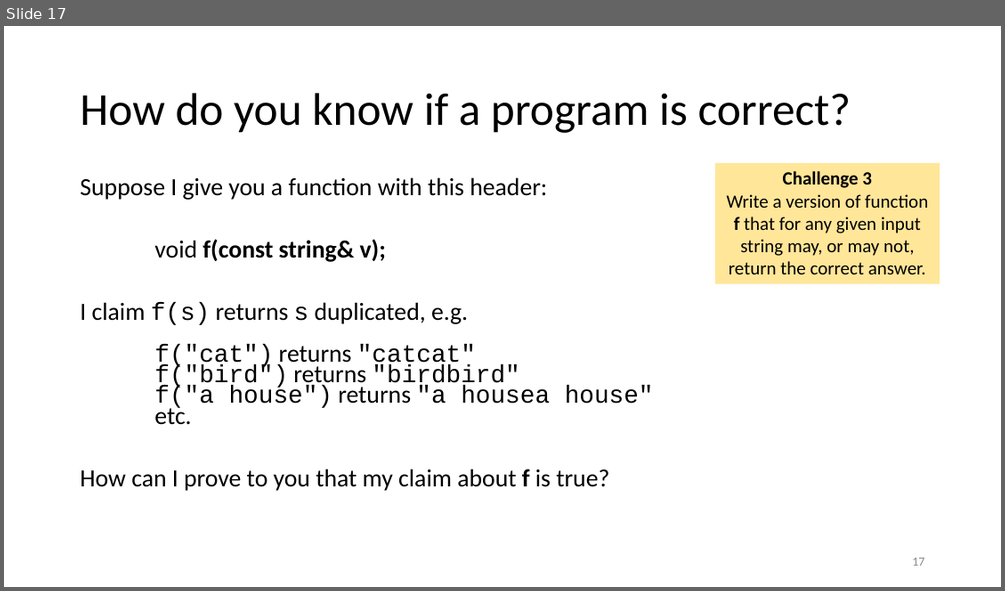
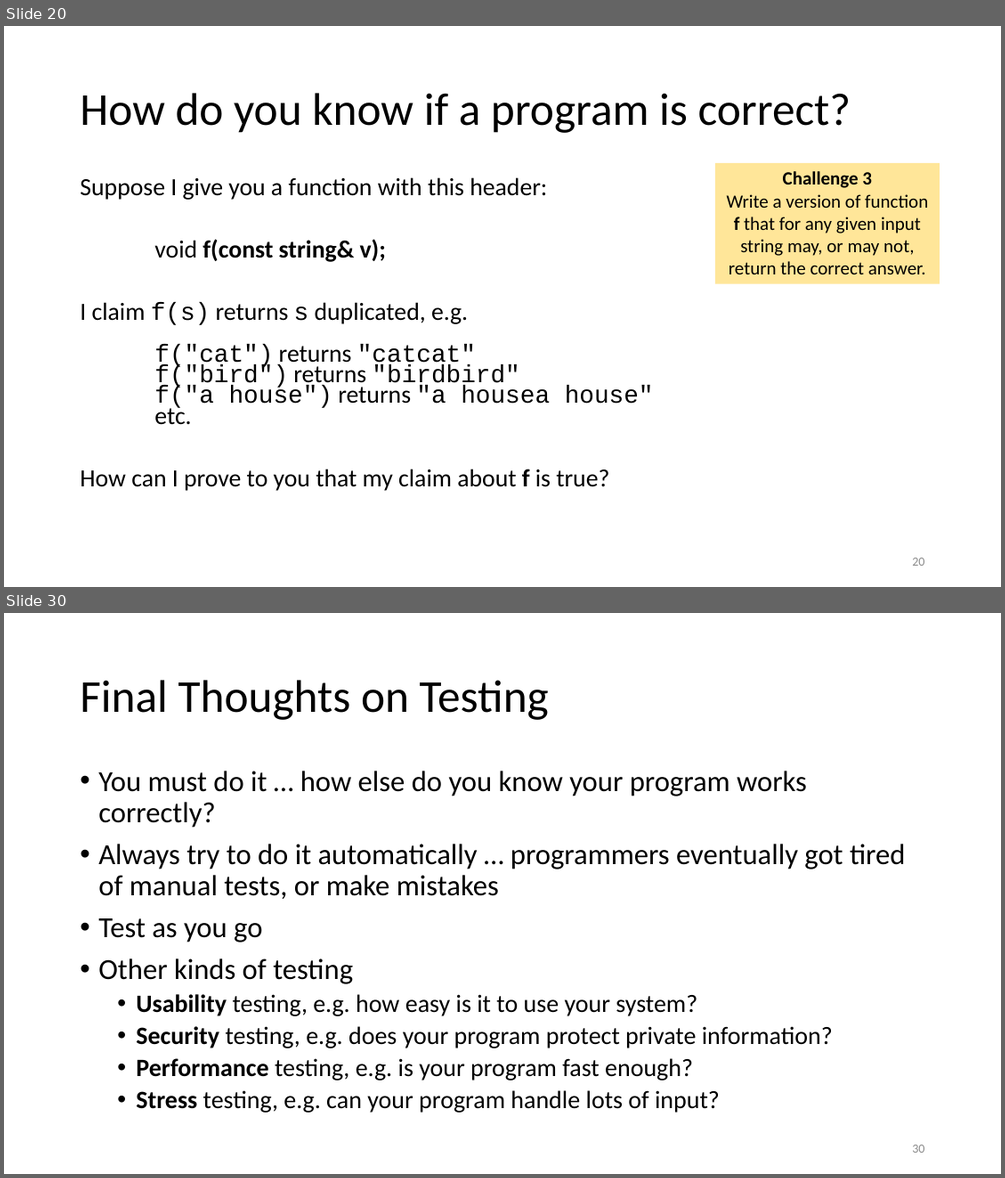
Before and after one commit to tjd1234/cmpt135spring2024, a slide deck: sample_code/week2/week2_cmpt135.pptx. Shown one above the other, each under a label of ours: slide 17 before the commit, slides 20 and 30 after it; the slides between them are not shown. The pictures are 1005x591 and 1005x1178 pixels, drawn with LibreOffice and Linux fonts; fonts in the diff are those of the drawing. Boxes give left, top, right and bottom in pixels: in the first picture for what was removed or moved away, otherwise in the second. Text is boxed around its words. In the diff, an @@ line names an element or a change of style, - is before the commit and + after.

```diff
--- a/sample_code/week2/week2_cmpt135.pptx
+++ b/sample_code/week2/week2_cmpt135.pptx
@@ slide 30 added at (4, 613, 1001, 1174), background #FFFFFF @@
@@ title added at (80, 680, 549, 720), 44 pt, text #000000 @@
+Final Thoughts on Testing
@@ text added at (98, 771, 906, 1112), 24 pt, text #000000 @@
+• You must do it … how else do you know your program works correctly?
+• Always try to do it automatically … programmers eventually got tired of manual tests, or make mistakes
+• Test as you go
+• Other kinds of testing
+  • Usability testing, e.g. how easy is it to use your system?
+  • Security testing, e.g. does your program protect private information?
+  • Performance testing, e.g. is your program fast enough?
+  • Stress testing, e.g. can your program handle lots of input?
@@ page number added at (912, 1144, 924, 1152), 12 pt, text #8C8C8C @@
+30
@@ what was slide 17 is now slide 20 @@
@@ page number at (912, 557, 924, 565): text changed @@
-17
+20
```
Also in this commit, not shown: 4 slides changed, 12 other slides added, 2 other files.
